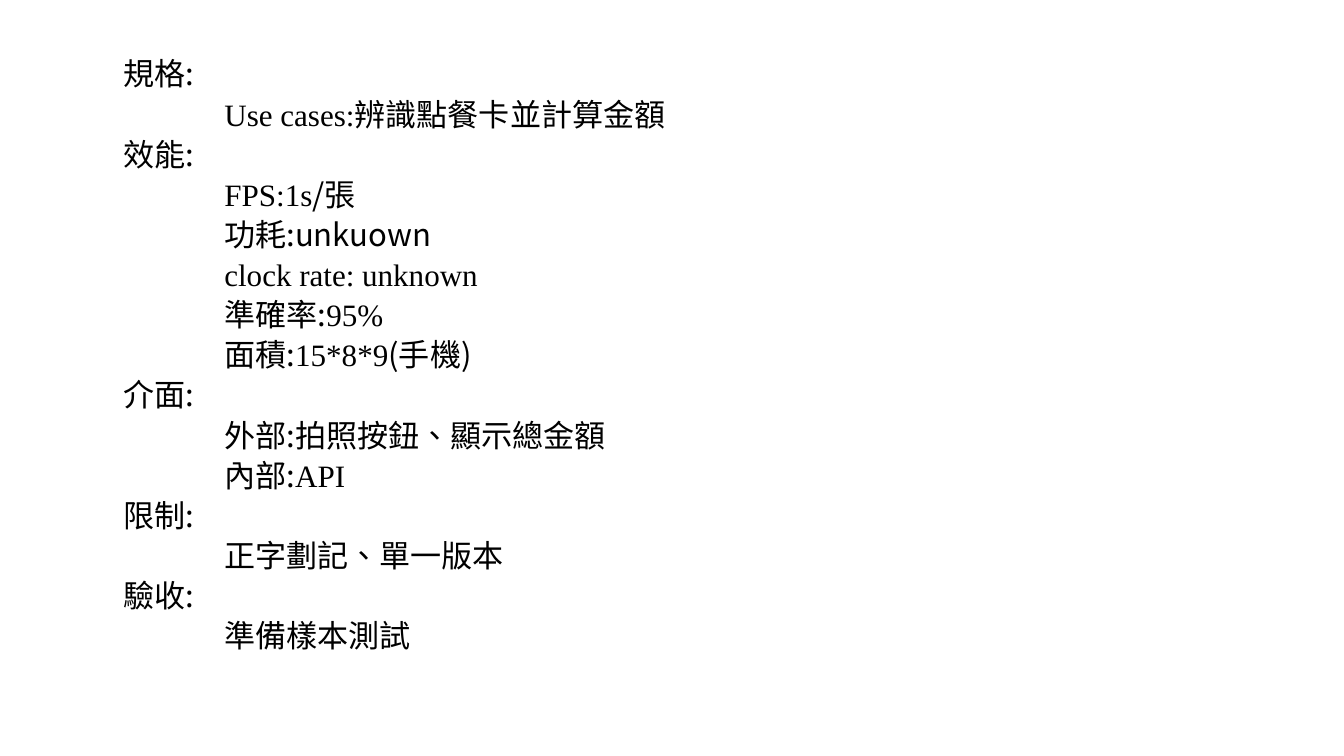
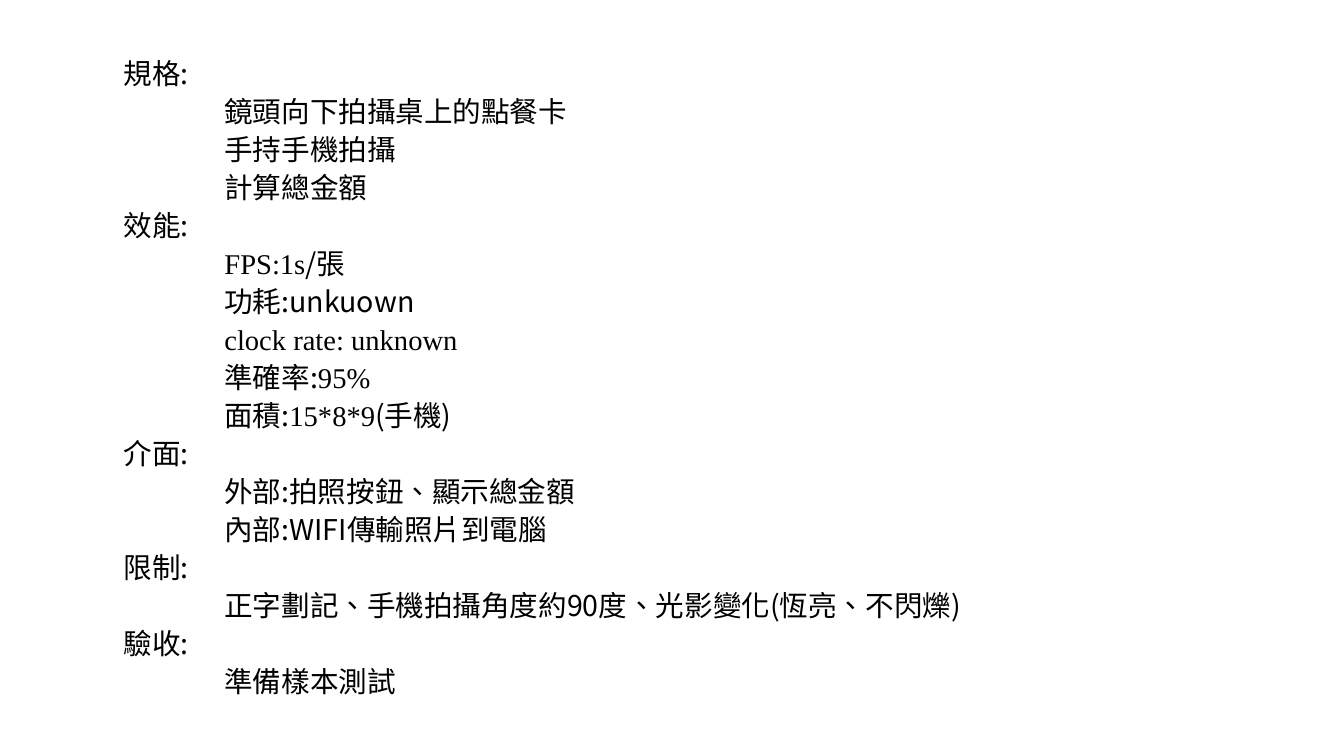
Before and after one commit to austin9328/Embedded_system, a slide deck: slide 2 of final_project/影像辨識 final_project.pptx. Drawn at 1344x756 pixels with LibreOffice and Linux fonts; fonts in the diff are those of the drawing. Boxes give left, top, right and bottom in pixels: in the first picture for what was removed or moved away, otherwise in the second. Text is boxed around its words. In the diff, an @@ line names an element or a change of style, - is before the commit and + after.

```diff
--- a/final_project/影像辨識 final_project.pptx
+++ b/final_project/影像辨識 final_project.pptx
@@ subtitle at (124, 60, 575, 695): size 22.2 to 20.4 pt in "規格:", "效能:", "FPS:1s/張", "功耗:unkuown" and 8 more places @@
@@ subtitle at (224, 98, 567, 201): text changed; size 22.2 to 20.4 pt @@
-Use cases:辨識點餐卡並計算金額
+鏡頭向下拍攝桌上的點餐卡
+手持手機拍攝
+計算總金額
@@ subtitle at (224, 516, 547, 543): text changed; size 22.2 to 20.4 pt @@
-內部:API
+內部:WIFI傳輸照片到電腦
@@ subtitle at (224, 592, 960, 622): text changed; size 22.2 to 20.4 pt @@
-正字劃記、單一版本
+正字劃記、手機拍攝角度約90度、光影變化(恆亮、不閃爍)
```
Also in this commit, not shown: 1 other slide changed.
